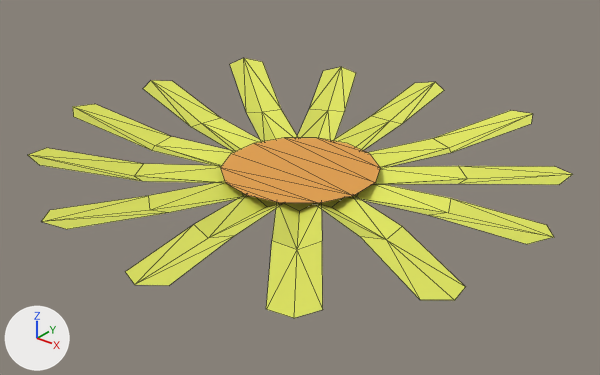
Renders of the glTF model static/flower5.glb from each side of a commit.
Before and after are seen from a 50 mm camera at (12.71, -15.91, 13.03) aimed at (-0.22, 0.25, 3.01). The axes (+X, +Y, +Z) are drawn at lower left. The lights are the same throughout. Mesh edges are drawn as thin lines. Vertices at the same position are counted once.
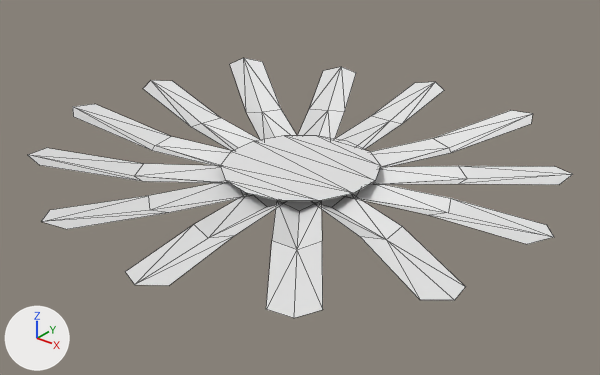
Edits to the bpy script that builds the scene:
```text
Change me_circle_001:
    where me_circle_001.from_pydata(...)  # 156 vertices, 160 faces; spans x -6.94..7.01, y -6.9..7.02, z -3.99..0.75
    used by ob_circle_001; location = (0.0, 0.0, 3.99)
    remove me_circle_001.materials.append(mat_material_002)  # orange #e7a247
    remove me_circle_001.materials.append(mat_material_003)  # green #36e76d
    me_circle_001 part 1: the loose piece of 14 vertices spanning x -2.09..2.09, y -2.15..2.15, z -0.23 is moved by (0.0, 0.0, 0.06)
    me_circle_001 part 2: 130 faces spanning x -6.94..7.01, y -6.9..7.02, z -0.61..0.75 switch from mat_material_001 (yellow #e2e75c) to no material
```

Pixel boxes [x1, y1, x2, y2] of what changed, in the pictures (600 x 375 px; the box of a moved part takes in the faces that stretch with it):
part 1 of me_circle_001, moved or reshaped
    before: [221, 138, 380, 203]
    after: [220, 136, 380, 201]
part 2 of me_circle_001, recoloured (yellow to white)
    both: [28, 58, 572, 318]
